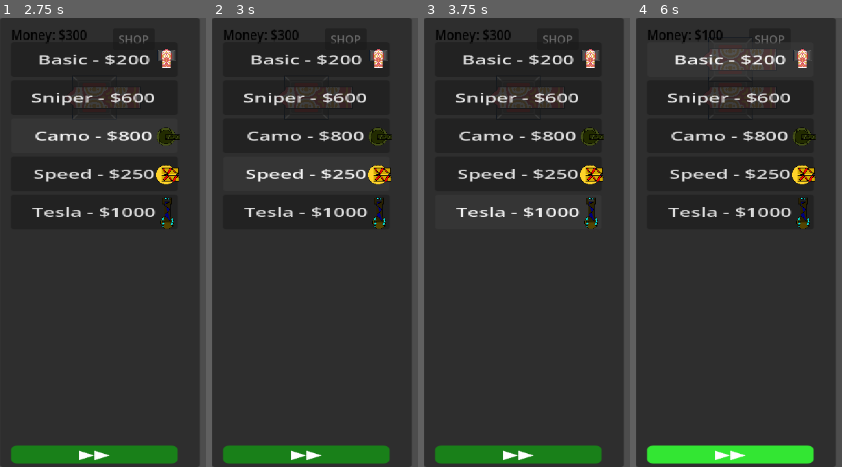
Above: before the commit, frames 1-4 (left to right).
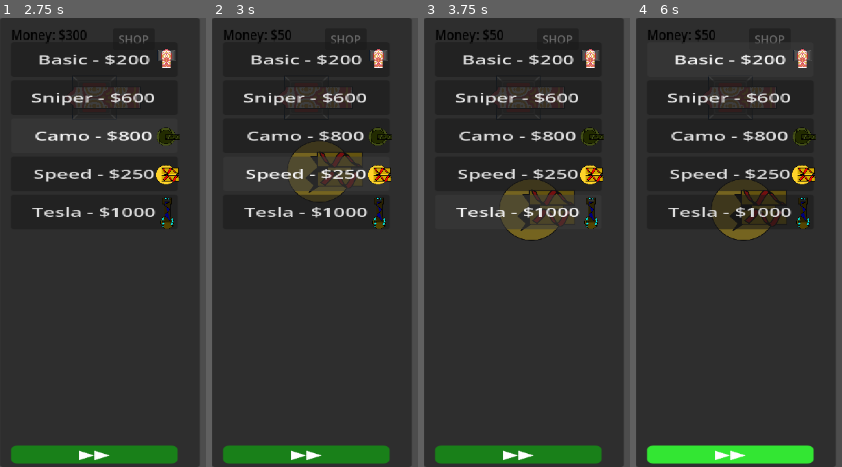
Above: after the commit, the same moments.

Repository: Matthewfrogman/Battle_towers
Game: Godot game, scene res://scenes/shop.tscn
The game is run twice, just before and just after one commit, with the same random seed, the same clock (stepped at 60 frames per second) and the same inputs.
Inputs:
- Up to frame 1 (2.75 s): click "Basic - $200" at 0.5 s; click "Sniper - $600" at 1.25 s; click "Camo - $800" at 2 s
- Up to frame 2 (3 s): click "Speed - $250" at 2.75 s
- Up to frame 3 (3.75 s): click "Tesla - $1000" at 3.5 s
- Up to frame 4 (6 s): click "▶▶" at 4.25 s; click "SHOP" at 5 s; click "Basic - $200" at 5.75 s

Frame 1 is identical in both runs. In frame 2, 2.0% of the frame differs, in the area x 32-73%, y 2-41%; in frame 3, 2.2%; in frame 4, 2.7%, in the area x 32-73%, y 2-50%.

Commit message:
fix ice to speed

Diff:
--- a/scenes/shop.gd
+++ b/scenes/shop.gd
@@ -5,7 +5,7 @@
 	"Basic": "res://Towers/basic_tower.tscn",
 	"Sniper": "res://Towers/sniper_tower.tscn",
 	"Camo": "res://Towers/camo_tower.tscn",
-	"Speed": "res://Towers/ice_tower.tscn",
+	"Speed": "res://Towers/speed_tower.tscn",
 	"Tesla": "res://Towers/tesla.tscn"
 }
 var tower_costs = {
Not shown: 1 places in scenes/shop.tscn that only renumber resources
